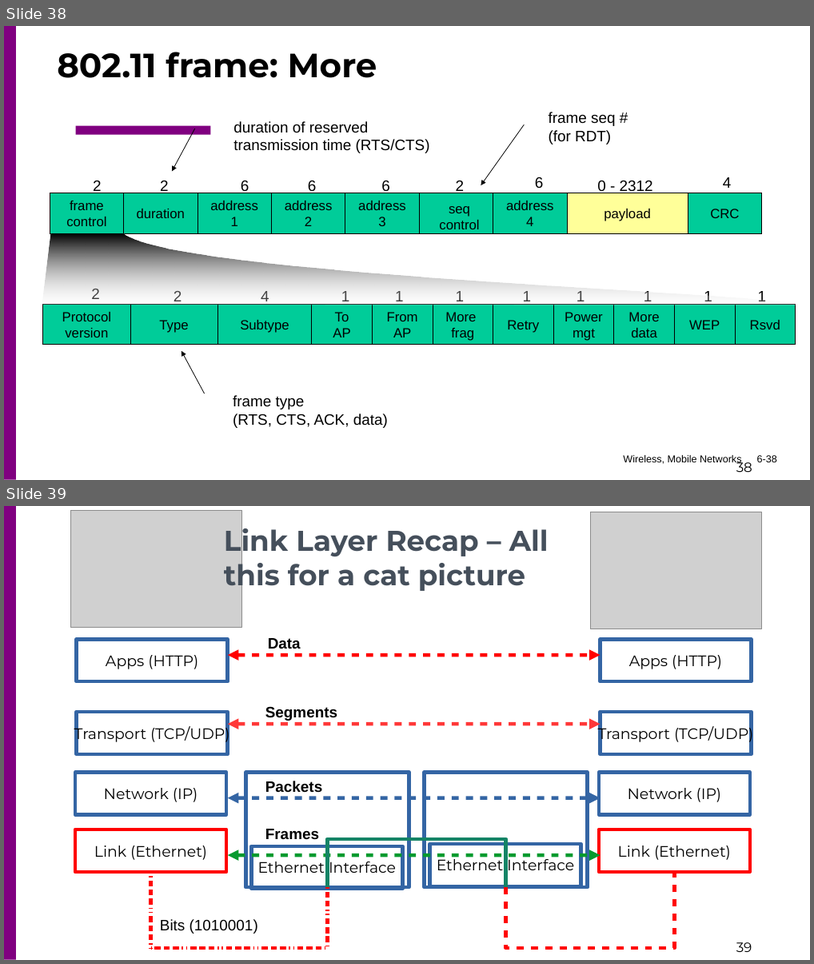
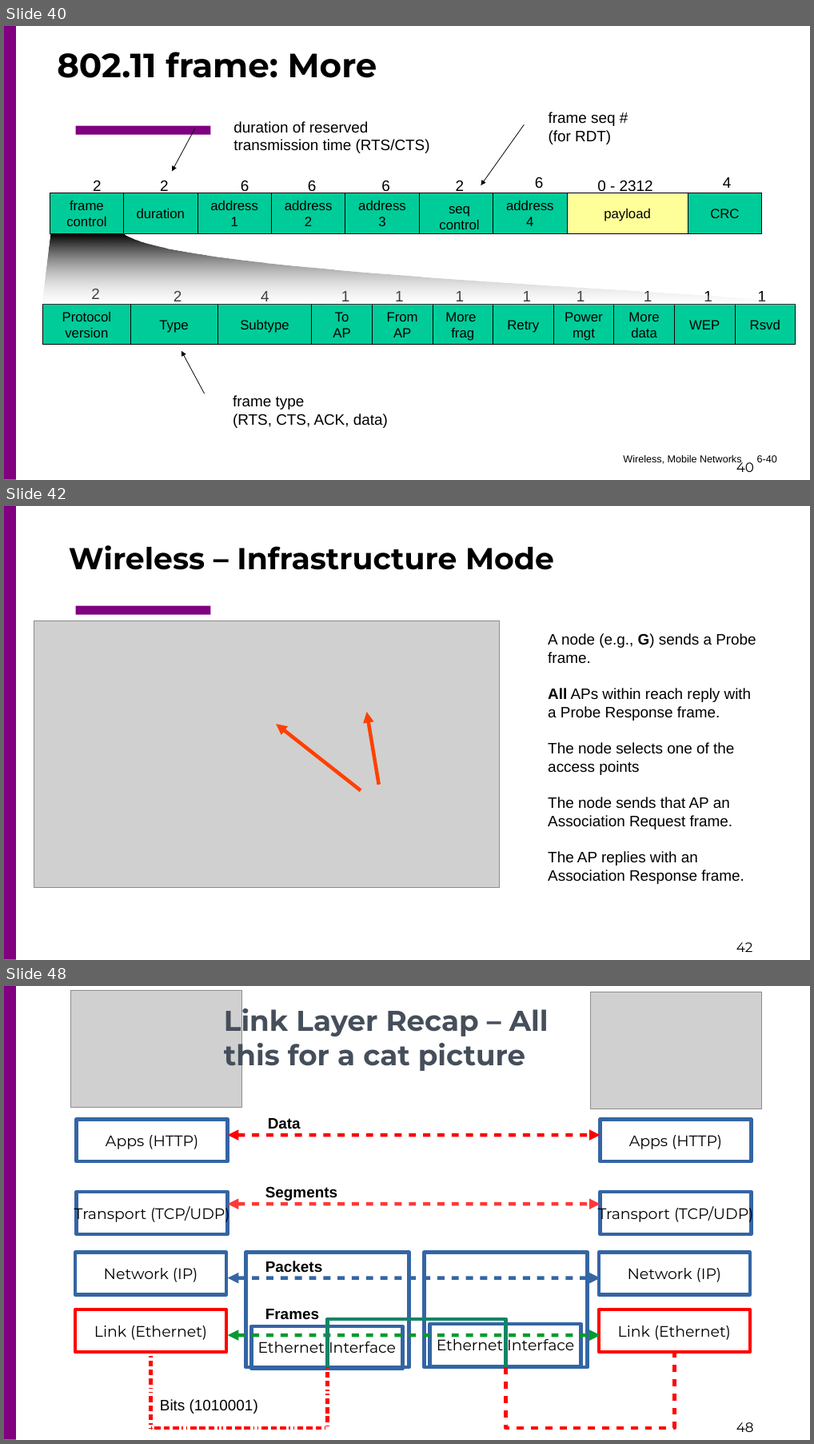
Before and after one commit to csc4200/csc4200.github.io, a slide deck: docs/lectures_source/class_slides-5.odp. Shown one above the other, each under a label of ours: slides 38 and 39 before the commit, slides 40, 42 and 48 after it; the slides between them are not shown. The pictures are 814x964 and 814x1444 pixels, drawn with LibreOffice and Linux fonts; fonts in the diff are those of the drawing; grey boxes stand for pictures. Boxes give left, top, right and bottom in pixels: in the first picture for what was removed or moved away, otherwise in the second. Text is boxed around its words. In the diff, an @@ line names an element or a change of style, - is before the commit and + after.

```diff
--- a/docs/lectures_source/class_slides-5.odp
+++ b/docs/lectures_source/class_slides-5.odp
@@ slide 42 added at (4, 506, 810, 960), background #FFFFFF; not listed: 3 template elements that a slide beside it also shows @@
@@ title added at (69, 545, 554, 570), 36 pt, text #000000, bold @@
+Wireless – Infrastructure Mode
@@ picture added at (34, 620, 500, 887) @@
@@ text added at (548, 633, 756, 884), 18 pt, text #000000 @@
+A node (e.g., G) sends a Probe frame.
+All APs within reach reply with a Probe Response frame.
+The node selects one of the access points
+The node sends that AP an Association Request frame.
+The AP replies with an Association Response frame.
@@ arrow added from (379, 784) to (367, 712), #FF4000 4.31 pt @@
@@ arrow added from (361, 790) to (276, 724), #FF4000 4.31 pt @@
@@ what was slide 38 is now slide 40 @@
@@ page number at (758, 455, 778, 462): text changed @@
-6-38
+6-40
@@ page number at (737, 459, 754, 472): text changed @@
-38
+40
@@ what was slide 39 is now slide 48 @@
@@ page number at (737, 1422, 754, 1432): text changed @@
-39
+48
```
Also in this commit, not shown: 2 slides changed, 8 other slides added, 9 other files.
